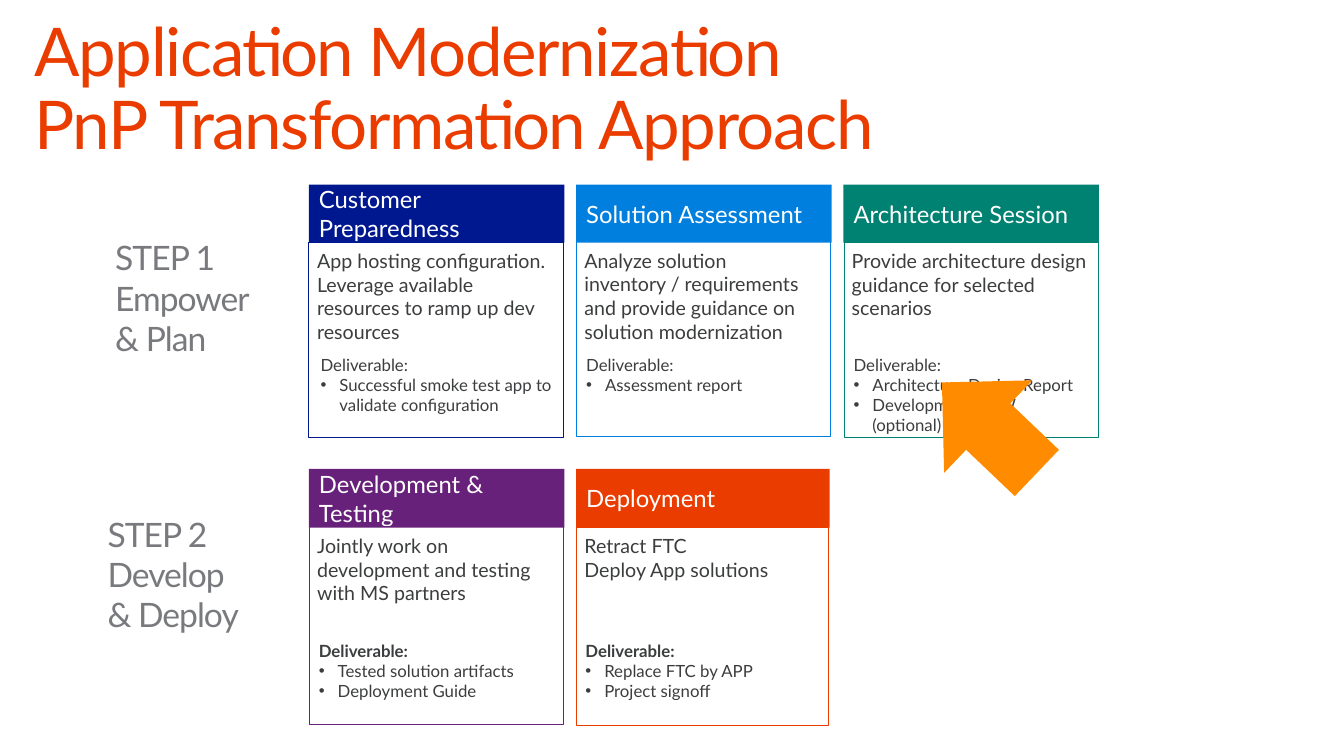
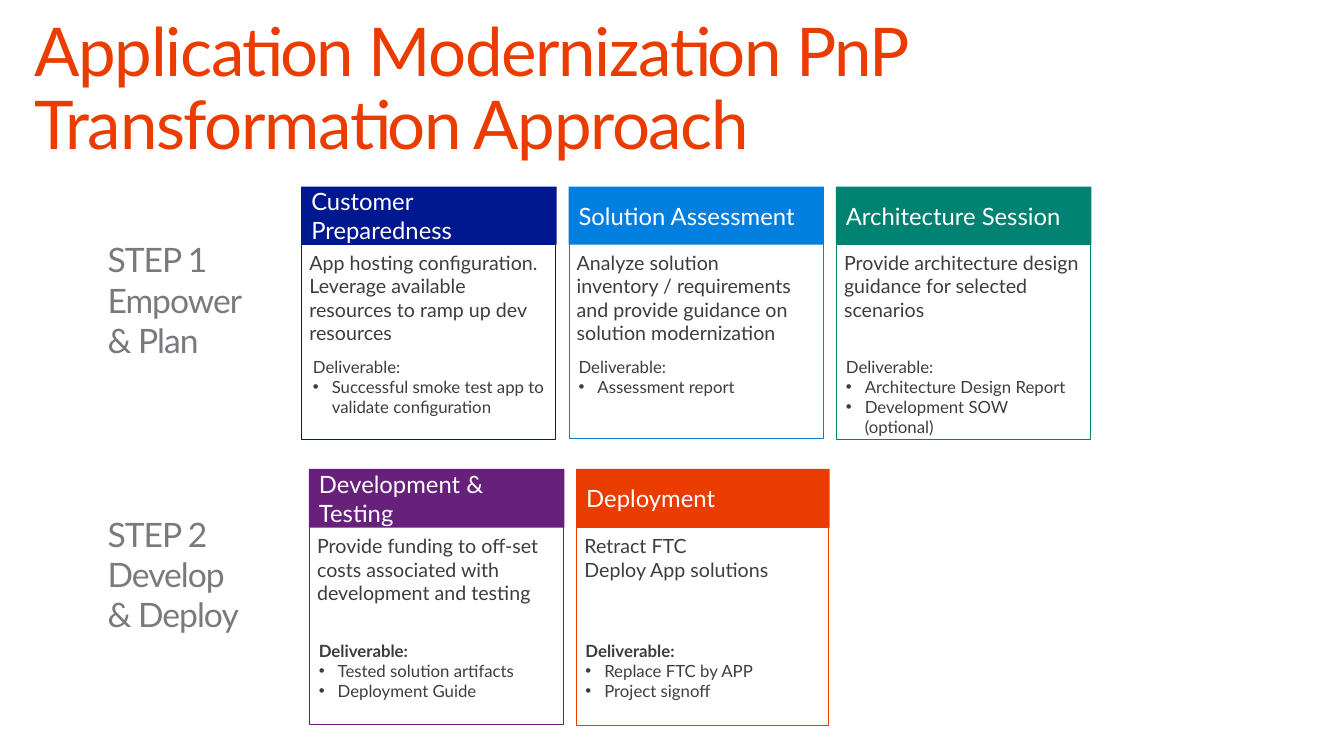
Before and after one commit to SharePoint/PnP-Guidance, a slide deck: slide 17 of PnP Transformation Process/Templates/Solution Design Report Presentation Template.pptx (slide 4 before the commit). Drawn at 1344x756 pixels with LibreOffice and Linux fonts; fonts in the diff are those of the drawing; background and template pictures are left out. Boxes give left, top, right and bottom in pixels: in the first picture for what was removed or moved away, otherwise in the second. Text is boxed around its words. In the diff, an @@ line names an element or a change of style, - is before the commit and + after.

Commit message:
Created Design Report Presentation Template from Sample

```diff
--- a/PnP Transformation Process/Templates/Solution Design Report Presentation Template.pptx
+++ b/PnP Transformation Process/Templates/Solution Design Report Presentation Template.pptx
@@ title "Application Modernization PnP Transformation Approach" rewrapped from bbox=[35, 26, 874, 161] to bbox=[35, 26, 910, 161] @@
@@ 2 texts, 2 rectangles: place and size @@
-2 texts, 2 rectangles at bbox=[115, 185, 831, 437]
+2 texts, 2 rectangles at bbox=[108, 187, 824, 439]
@@ 5 texts, 4 rectangles: place and size @@
-5 texts, 4 rectangles at bbox=[309, 185, 1099, 438]
+5 texts, 4 rectangles at bbox=[301, 187, 1091, 440]
@@ right arrow removed at bbox=[897, 336, 1081, 520] @@
@@ text at bbox=[317, 538, 538, 604]: text changed @@
-Jointly work on development and testing with MS partners
+Provide funding to off-set costs associated with development and testing
```
Also in this commit, not shown: 3 other slides changed, 18 slides added, 39 slides removed.
